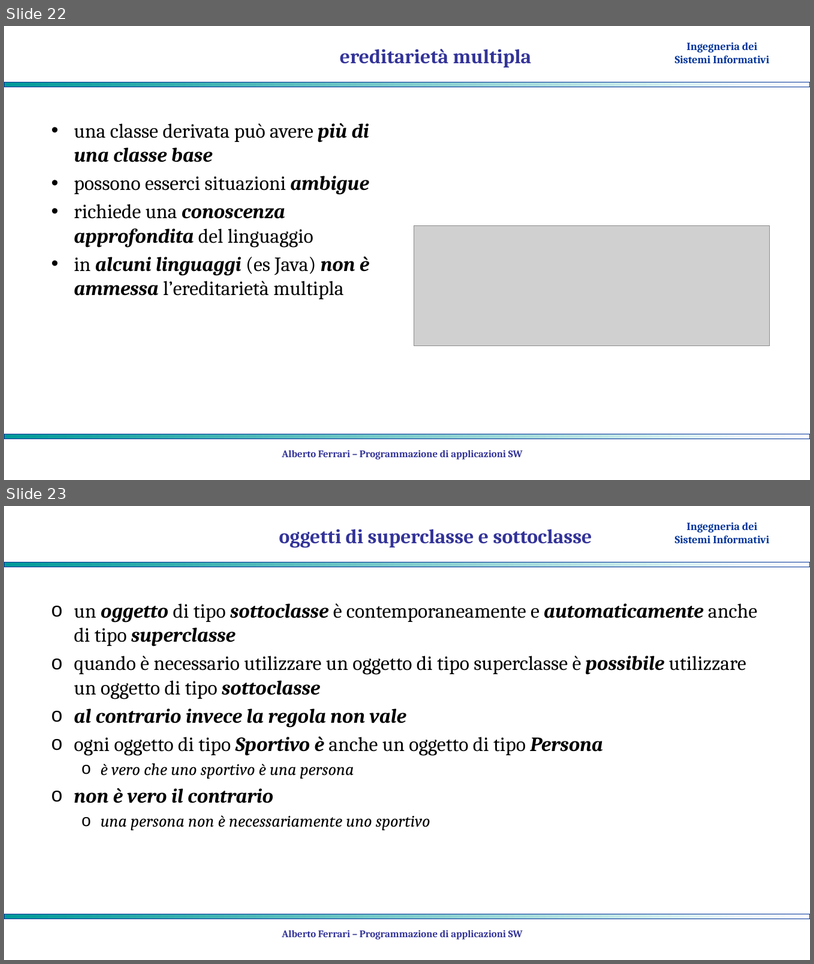
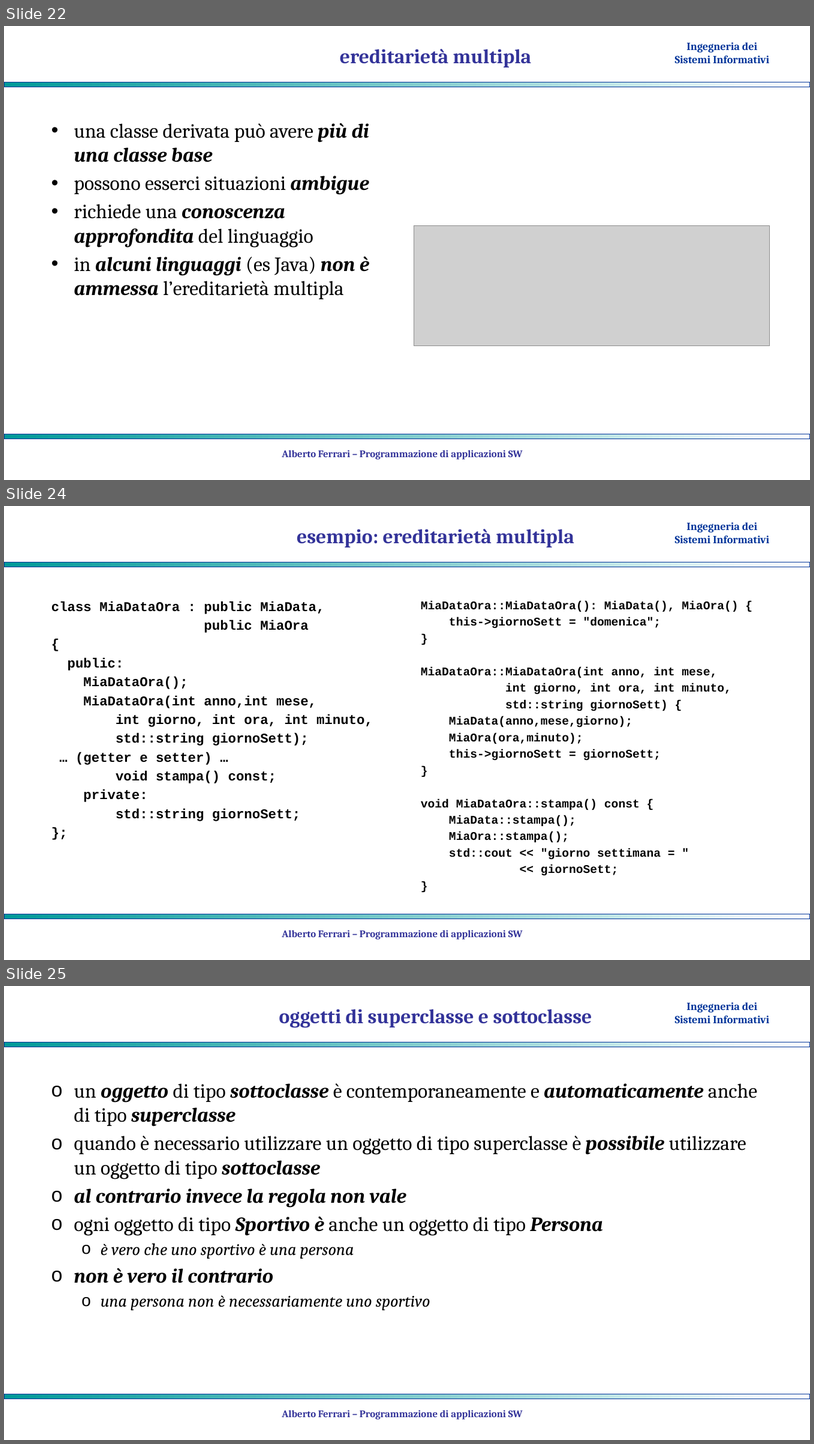
Before and after one commit to albertoferrari/pasw, a slide deck: lezioni/PASW05 - ereditarietà.pptx. Shown one above the other, each under a label of ours: slides 22 and 23 before the commit, slides 22, 24 and 25 after it; the slides between them are not shown. The pictures are 814x964 and 814x1444 pixels, drawn with LibreOffice and Linux fonts; fonts in the diff are those of the drawing; grey boxes stand for pictures; background and template pictures are left out. Boxes give left, top, right and bottom in pixels: in the first picture for what was removed or moved away, otherwise in the second. Text is boxed around its words. In the diff, an @@ line names an element or a change of style, - is before the commit and + after.

```diff
--- a/lezioni/PASW05 - ereditarietà.pptx
+++ b/lezioni/PASW05 - ereditarietà.pptx
@@ slide 24 added at (4,506,810,960), background #FFFFFF; not listed: 3 template elements that a slide beside it also shows @@
@@ title added at (297,529,575,547), 24 pt, text #333399, bold @@
+esempio: ereditarietà multipla
@@ text added at (51,601,373,821), 16 pt, text #000000, bold @@
+class MiaDataOra : public MiaData,
+public MiaOra
+{
+public:
+MiaDataOra();
+MiaDataOra(int anno,int mese,
+int giorno, int ora, int minuto,
+std::string giornoSett);
+… (getter e setter) …
+void stampa() const;
+private:
+std::string giornoSett;
+};
@@ text added at (421,601,738,875), 14 pt, text #000000, bold @@
+MiaDataOra::MiaDataOra(): MiaData(), MiaOra() {
+this->giornoSett = "domenica";
+}
+MiaDataOra::MiaDataOra(int anno, int mese,
+int giorno, int ora, int minuto,
+std::string giornoSett) {
+MiaData(anno,mese,giorno);
+MiaOra(ora,minuto);
+this->giornoSett = giornoSett;
+}
+void MiaDataOra::stampa() const {
+MiaData::stampa();
+MiaOra::stampa();
+std::cout << "giorno settimana = "
+<< giornoSett;
+}
@@ text added at (282,930,523,939), 12 pt, text #333399, bold @@
+Alberto Ferrari – Programmazione di applicazioni SW
@@ what was slide 23 is now slide 25 @@
```
Also in this commit, not shown: 1 other slide added, 1 other file.
